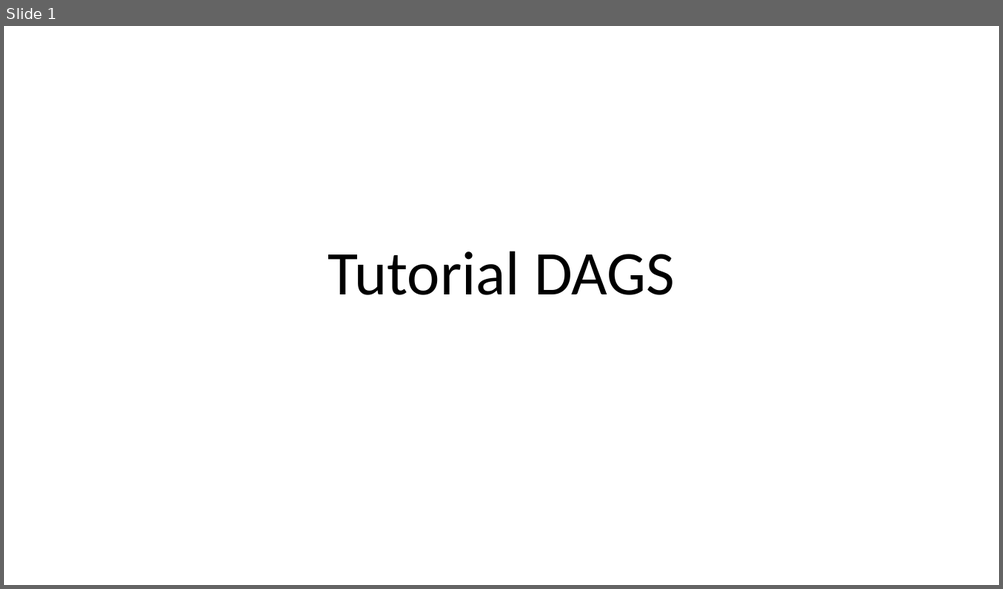
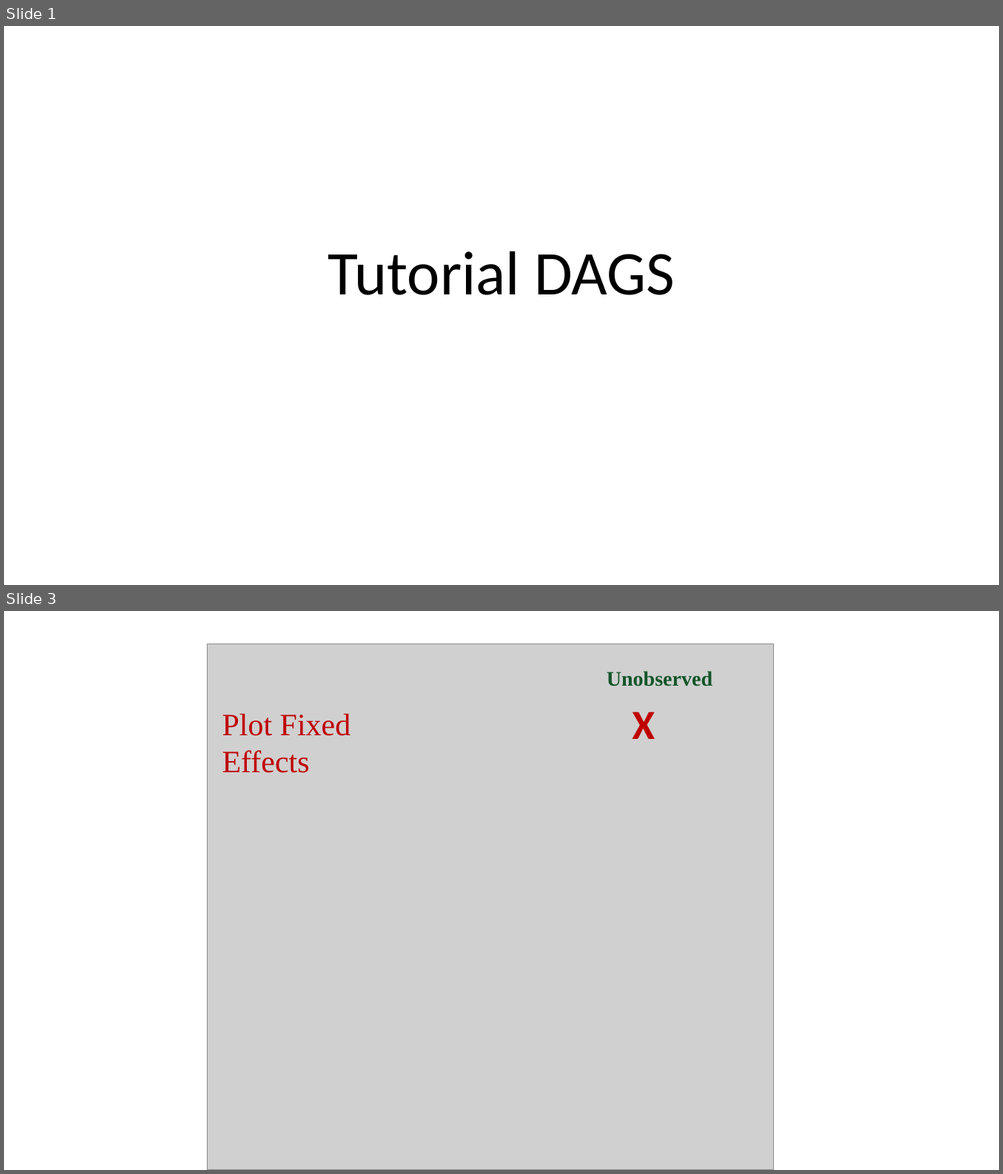
Before and after one commit to LauraDee/NutNetCausalinf, a slide deck: example tutorial/Tutorial Images.pptx. Shown one above the other, each under a label of ours: slide 1 before the commit, slides 1 and 3 after it; the slides between them are not shown. The pictures are 1003x589 and 1003x1174 pixels, drawn with LibreOffice and Linux fonts; fonts in the diff are those of the drawing; grey boxes stand for pictures. Boxes give left, top, right and bottom in pixels: in the first picture for what was removed or moved away, otherwise in the second. Text is boxed around its words. In the diff, an @@ line names an element or a change of style, - is before the commit and + after.

```diff
--- a/example tutorial/Tutorial Images.pptx
+++ b/example tutorial/Tutorial Images.pptx
@@ slide 3 added at [4,611,999,1170], background #FFFFFF @@
@@ picture added at [207,644,774,1170] @@
@@ text added at [606,671,712,686], 20 pt, text #135629, bold @@
+Unobserved
@@ text added at [222,714,351,773], 30 pt, text #C00000 @@
+Plot Fixed Effects
@@ text added at [632,712,654,739], 40 pt, text #C00000, bold @@
+X
```
Also in this commit, not shown: 2 other slides added, 1 slide removed, 2 other files.
